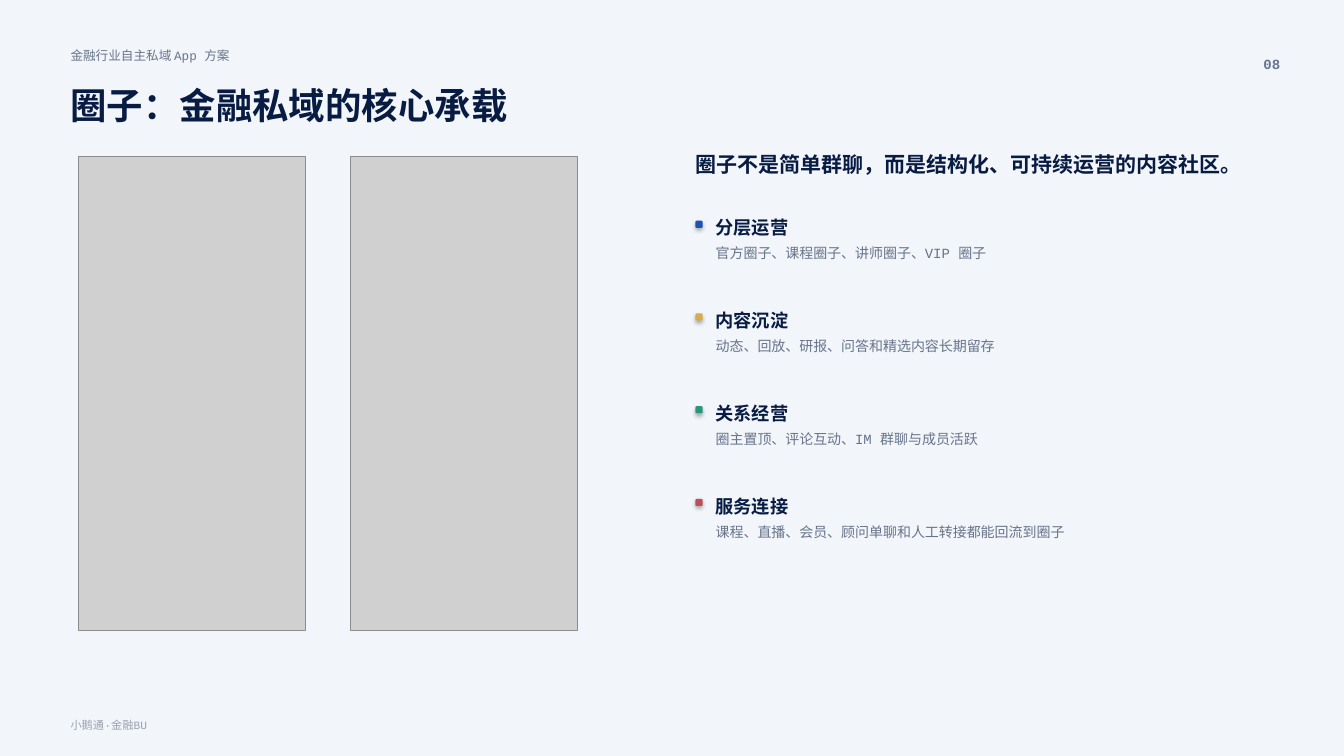
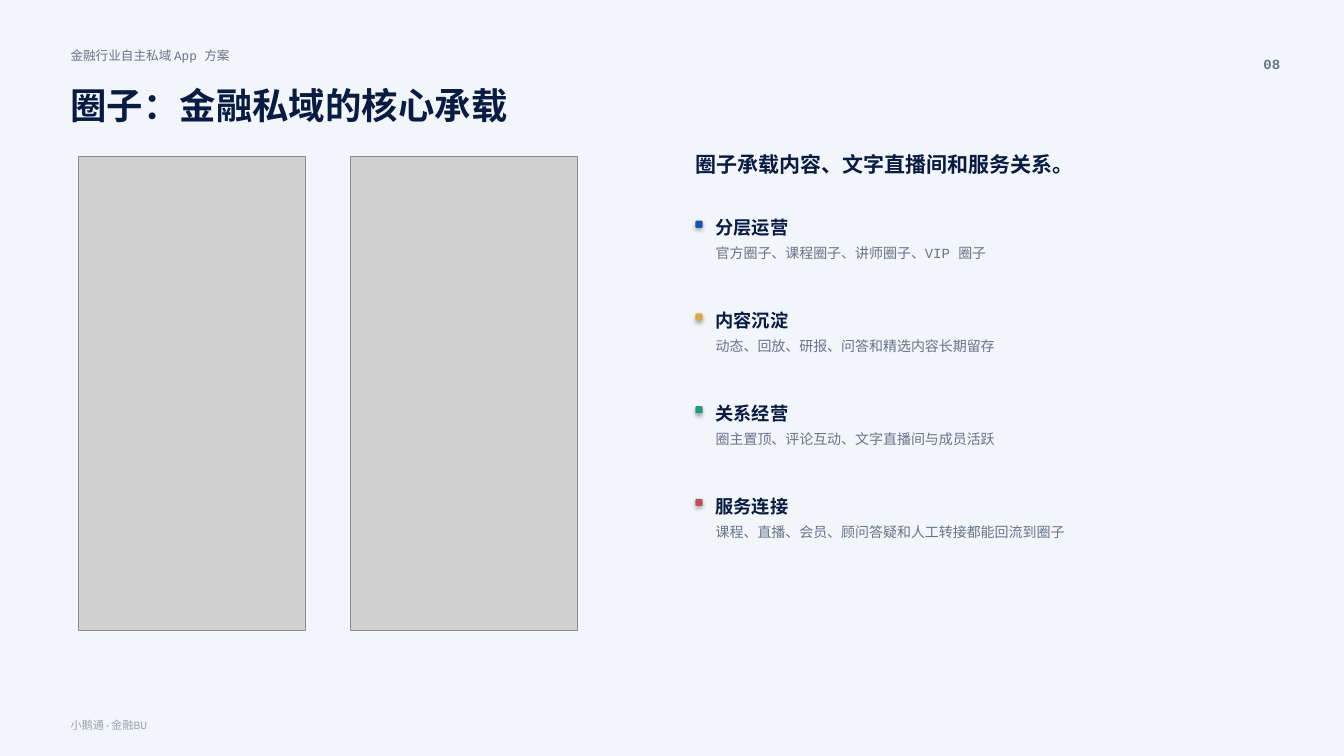
Before and after one commit to baijinhui3444/Custom-Fin-App, a slide deck: slide 8 of 金融客户定制App产品方案-演示版.pptx. Drawn at 1344x756 pixels with LibreOffice and Linux fonts; fonts in the diff are those of the drawing; grey boxes stand for pictures; background and template pictures are left out. Boxes give left, top, right and bottom in pixels: in the first picture for what was removed or moved away, otherwise in the second. Text is boxed around its words. In the diff, an @@ line names an element or a change of style, - is before the commit and + after.

```diff
--- a/金融客户定制App产品方案-演示版.pptx
+++ b/金融客户定制App产品方案-演示版.pptx
@@ text at <box>695,154,1073,174</box>: text changed @@
-圈子不是简单群聊，而是结构化、可持续运营的内容社区。
+圈子承载内容、文字直播间和服务关系。
@@ text at <box>716,432,995,445</box>: text changed @@
-圈主置顶、评论互动、IM 群聊与成员活跃
+圈主置顶、评论互动、文字直播间与成员活跃
@@ text at <box>716,525,1065,538</box>: text changed @@
-课程、直播、会员、顾问单聊和人工转接都能回流到圈子
+课程、直播、会员、顾问答疑和人工转接都能回流到圈子
```
Also in this commit, not shown: 3 other slides changed, 3 other files.
